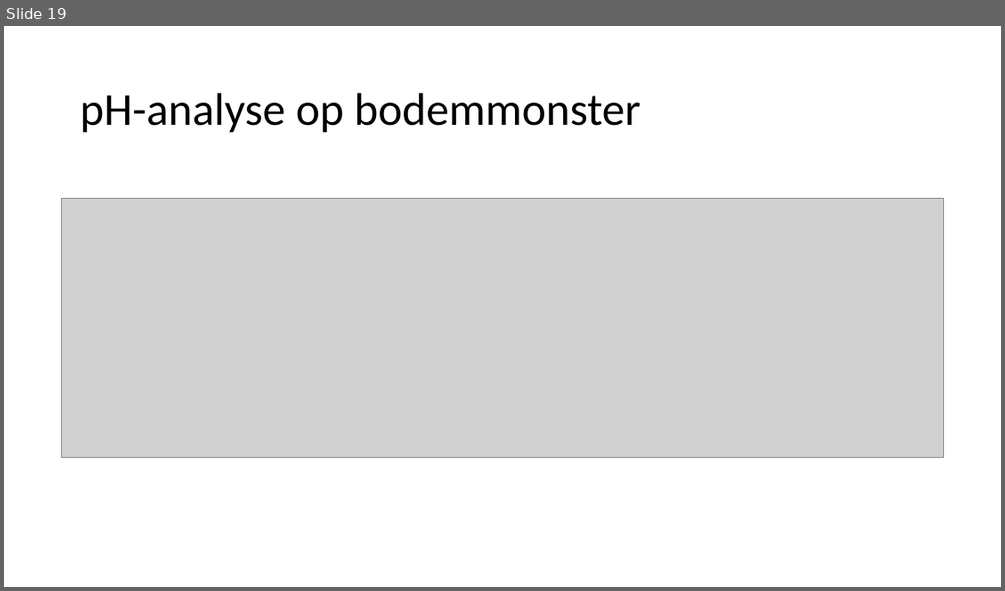
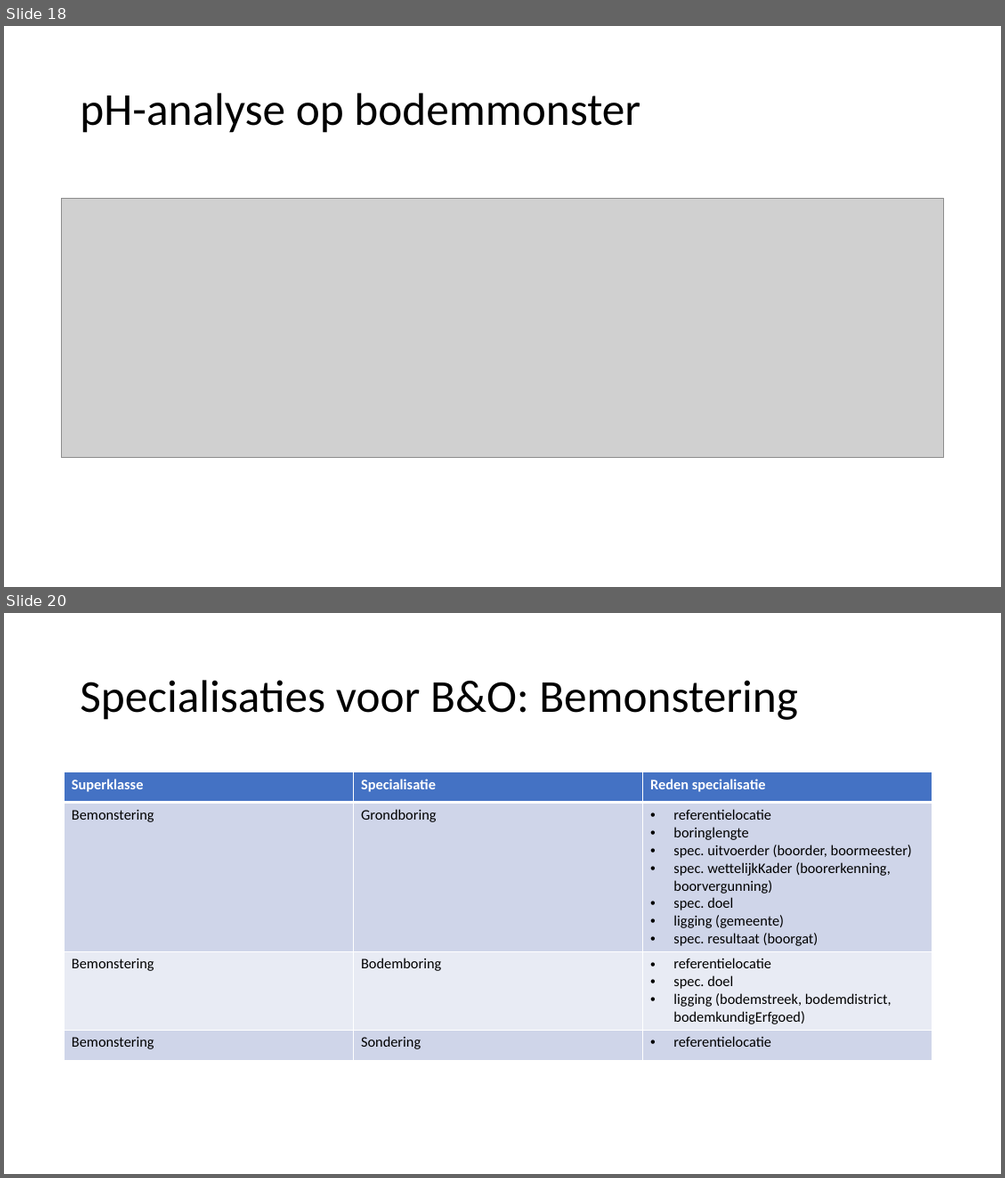
Before and after one commit to Informatievlaanderen/OSLOthema-bodemEnOndergrond, a slide deck: resources/consolidatie/WerkgroepConsolidatie20210531.pptx. Shown one above the other, each under a label of ours: slide 19 before the commit, slides 18 and 20 after it; the slides between them are not shown. The pictures are 1005x591 and 1005x1178 pixels, drawn with LibreOffice and Linux fonts; fonts in the diff are those of the drawing; grey boxes stand for pictures. Boxes give left, top, right and bottom in pixels: in the first picture for what was removed or moved away, otherwise in the second. Text is boxed around its words. In the diff, an @@ line names an element or a change of style, - is before the commit and + after.

```diff
--- a/resources/consolidatie/WerkgroepConsolidatie20210531.pptx
+++ b/resources/consolidatie/WerkgroepConsolidatie20210531.pptx
@@ slide 20 added at [4, 613, 1001, 1174], background #FFFFFF @@
@@ title added at [80, 680, 798, 720], 44 pt, text #000000 @@
+Specialisaties voor B&O: Bemonstering
@@ table added at [64, 772, 932, 1057], 4 rows, 3 columns @@
+Superklasse | Specialisatie | Reden specialisatie
+Bemonstering | Grondboring | referentielocatie / boringlengte / spec. uitvoerder (boorder, boormeester) / spec. wettelijkKader (boorerkenning, boorvergunning) / spec. doel / ligging (gemeente) / spec. resultaat (boorgat)
+Bemonstering | Bodemboring | referentielocatie / spec. doel / ligging (bodemstreek, bodemdistrict, bodemkundigErfgoed)
+Bemonstering | Sondering | referentielocatie
@@ what was slide 19 is now slide 18 @@
```
Also in this commit, not shown: 1 slide changed, 14 other slides added, 5 slides removed.
